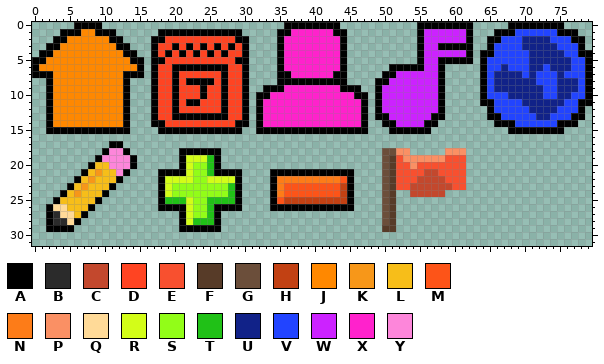
A sprite sheet gets an edit: public/assets/icons.png. That is the earlier state.
The file is 80x32 pixels.
Palette (. is transparent): A #000000  B #2b2b2b  C #c3482d  D #ff4422  E #f8502f  F #573b28  G #6b4e3a  H #c24113  J #ff8800  K #f79719  L #f7be19  M #fd5418  N #fd7c18  P #fa9064  Q #ffda98  R #d3fd18  S #92fd18  T #20c117  U #112288  V #2244ff  W #cc22ff  X #ff22cc  Y #fd86da
Pixels before (only the part around the change), first column x 60:
12 .....AVVVVVUUUUVVVA.
13 .....AAVVVVVUUVVVAA.
14 ......AAAVVVVVVAAA..
15 ........AAAAAAAA....
16 ....................
17 ....................
18 PP..................
19 EE..................
20 EE..................
21 EE..................
22 EE..................
23 EE..................
24 ....................
25 ....................
26 ....................
27 ....................
28 ....................
29 ....................
30 ....................
31 ....................
The same view after the edit:
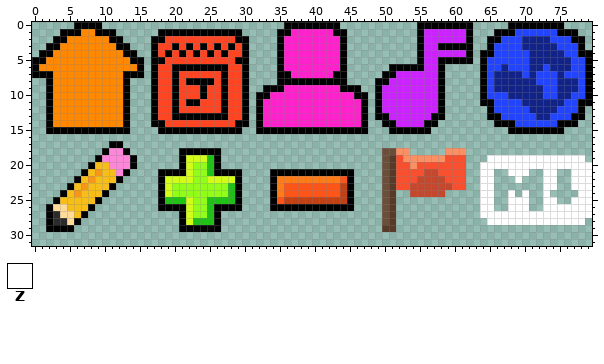
Colours new in this view: Z #ffffff
Difference:
y 19: x 65..78 .............. -> ZZZZZZZZZZZZZZ
y 20: x 64..79 ................ -> ZZZZZZZZZZZZZZZZ
y 21: x 64..65 .. -> ZZ; x 68..70 ... -> ZZZ; x 73..74 .. -> ZZ; x 77..79 ... -> ZZZ
y 22: x 64..65 .. -> ZZ; x 69 . -> Z; x 73..74 .. -> ZZ; x 77..79 ... -> ZZZ
y 23: x 64..65 .. -> ZZ; x 73..74 .. -> ZZ; x 77..79 ... -> ZZZ
y 24: x 64..65 .. -> ZZ; x 68 . -> Z; x 70 . -> Z; x 73 . -> Z; x 78..79 .. -> ZZ
y 25: x 64..65 .. -> ZZ; x 68..70 ... -> ZZZ; x 73..74 .. -> ZZ; x 77..79 ... -> ZZZ
y 26: x 64..65 .. -> ZZ; x 68..70 ... -> ZZZ; x 73..79 ....... -> ZZZZZZZ
y 27: x 64..79 ................ -> ZZZZZZZZZZZZZZZZ
y 28: x 65..78 .............. -> ZZZZZZZZZZZZZZ
Pixel boxes of the changes (left, top, right, bottom) in both pictures:
added: (480, 155, 592, 225)
